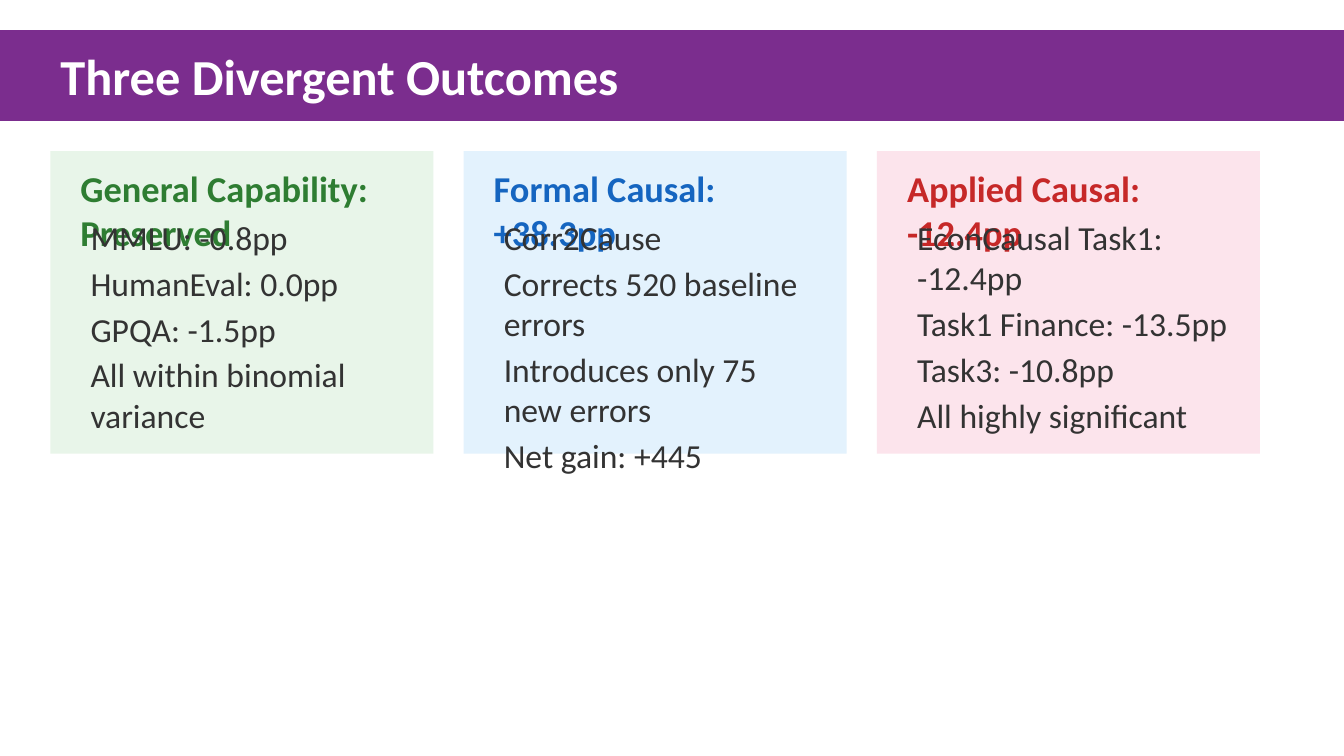
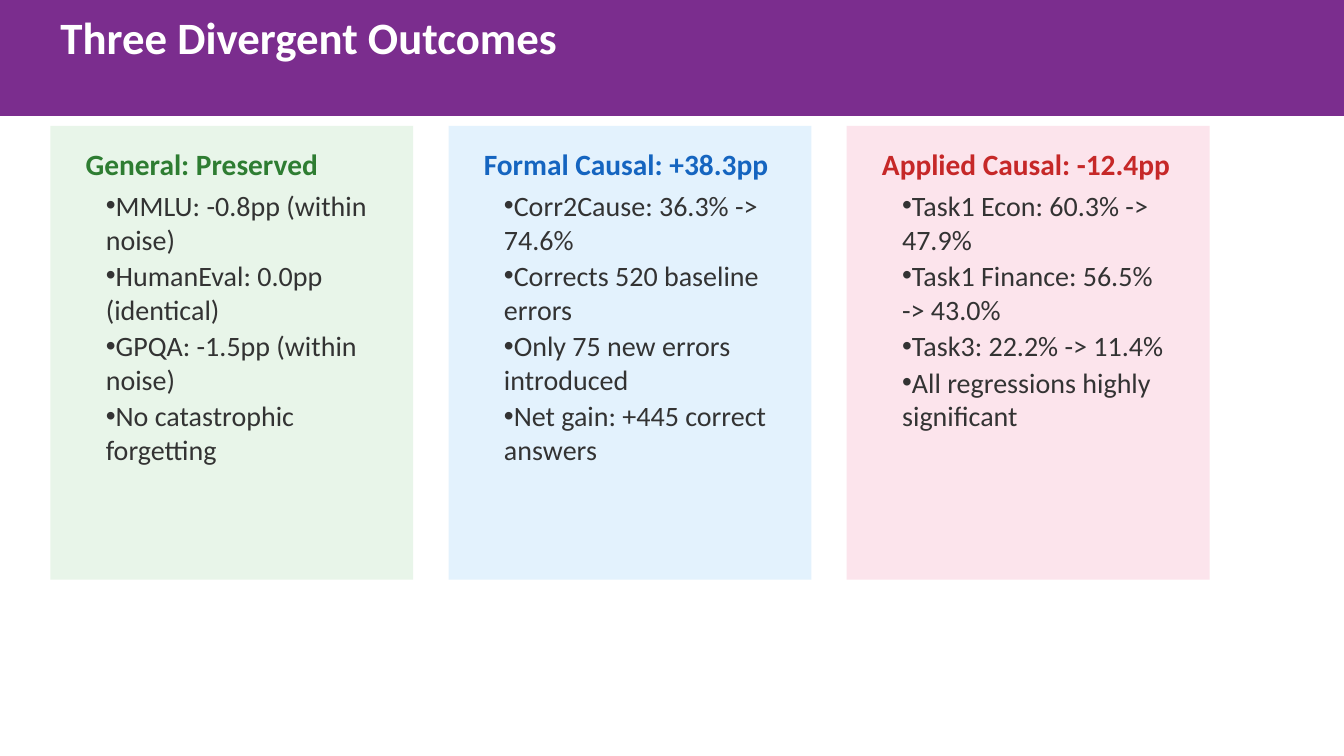
Before and after one commit to gbangban/ai-ideology-study, a slide deck: slide 5 of paper/iclr2026/iclr2026_spotlight.pptx (slide 4 before the commit). Drawn at 1344x756 pixels with LibreOffice and Linux fonts; fonts in the diff are those of the drawing. Boxes give left, top, right and bottom in pixels: in the first picture for what was removed or moved away, otherwise in the second. Text is boxed around its words. In the diff, an @@ line names an element or a change of style, - is before the commit and + after.

```diff
--- a/paper/iclr2026/iclr2026_spotlight.pptx
+++ b/paper/iclr2026/iclr2026_spotlight.pptx
@@ rectangle "Three Divergent Outcomes": place and size @@
-rectangle "Three Divergent Outcomes" at [0,30,1344,121]
+rectangle "Three Divergent Outcomes" at [0,0,1344,116]
@@ rectangle "Three Divergent Outcomes" at [0,0,1344,116]: size 36 to 32 pt @@
@@ rectangle: place and size @@
-rectangle at [50,151,434,454]
+rectangle at [50,126,413,580]
@@ rectangle: place and size @@
-rectangle at [464,151,847,454]
+rectangle at [449,126,812,580]
@@ text "Formal Causal: +38.3pp": place and size @@
-text "Formal Causal: +38.3pp" at [494,176,715,252]
+text "Formal Causal: +38.3pp" at [484,154,768,180]
@@ text "Formal Causal: +38.3pp" at [484,154,768,180]: size 26 to 21 pt @@
@@ rectangle: place and size @@
-rectangle at [877,151,1260,454]
+rectangle at [847,126,1210,580]
@@ text "Applied Causal: -12.4pp" at [882,154,1170,180]: size 26 to 21 pt @@
@@ text "Applied Causal: -12.4pp": place and size @@
-text "Applied Causal: -12.4pp" at [907,176,1140,252]
+text "Applied Causal: -12.4pp" at [882,154,1170,180]
@@ text at [86,154,318,175]: text changed; size 26 to 21 pt @@
-General Capability: Preserved
+General: Preserved
@@ text at [106,196,366,465]: text changed; size 24 to 20 pt @@
-MMLU: -0.8pp
-HumanEval: 0.0pp
-GPQA: -1.5pp
-All within binomial variance
+• MMLU: -0.8pp (within noise)
+• HumanEval: 0.0pp (identical)
+• GPQA: -1.5pp (within noise)
+• No catastrophic forgetting
@@ text "Corr2Cause: 36.3% -> 74.6%": place and size @@
-text "Corr2Cause: 36.3% -> 74.6%" at [504,222,797,474]
+text "Corr2Cause: 36.3% -> 74.6%" at [504,197,766,460]
@@ text at [504,197,729,251]: text changed; size 24 to 20 pt @@
-Corr2Cause
+• Corr2Cause: 36.3% -> 74.6%
@@ text added at [902,196,1163,431], 20 pt, text #333333 @@
+• Task1 Econ: 60.3% -> 47.9%
+• Task1 Finance: 56.5% -> 43.0%
+• Task3: 22.2% -> 11.4%
+• All regressions highly significant
@@ text removed at [917,222,1227,434] @@
-EconCausal Task1: -12.4pp
-Task1 Finance: -13.5pp
-Task3: -10.8pp
-All highly significant
@@ text at [504,266,759,320]: size 24 to 20 pt in "Corrects 520 baseline errors"; bullet none to •; less space between paragraphs @@
@@ text at [504,336,766,460]: text changed; size 24 to 20 pt @@
-Introduces only 75 new errors
-Net gain: +445
+• Only 75 new errors introduced
+• Net gain: +445 correct answers
```
Also in this commit, not shown: 6 other slides changed, 3 slides added, 3 slides removed, 2 other files.
